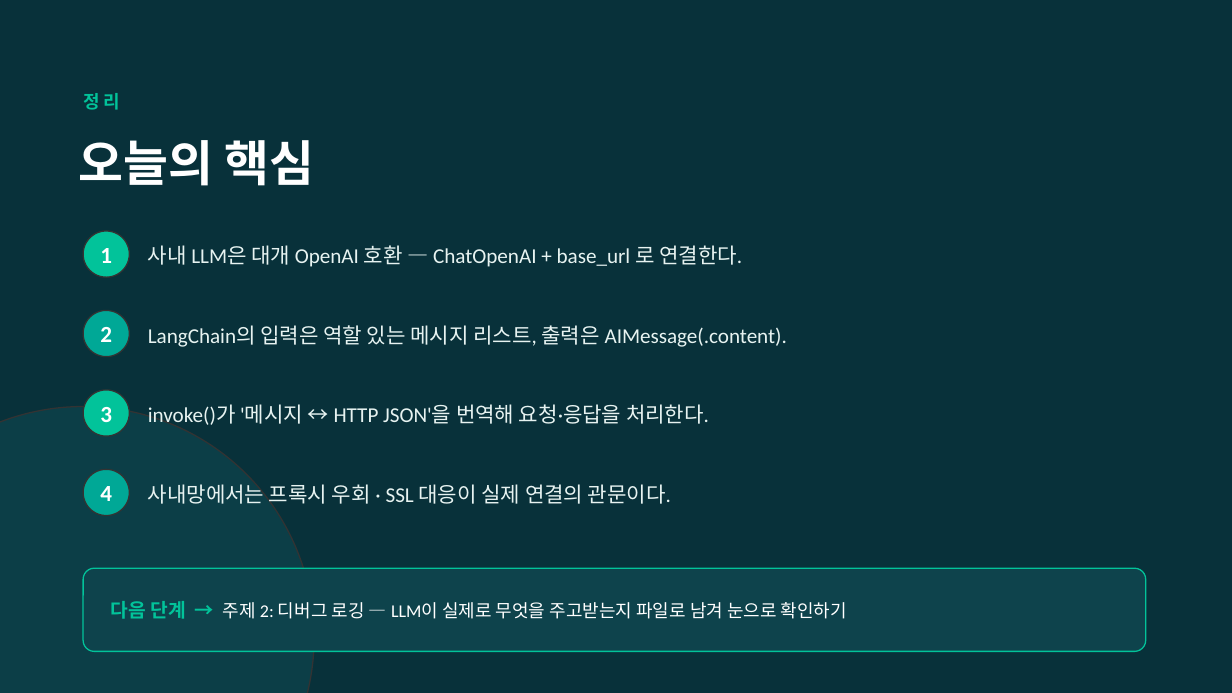
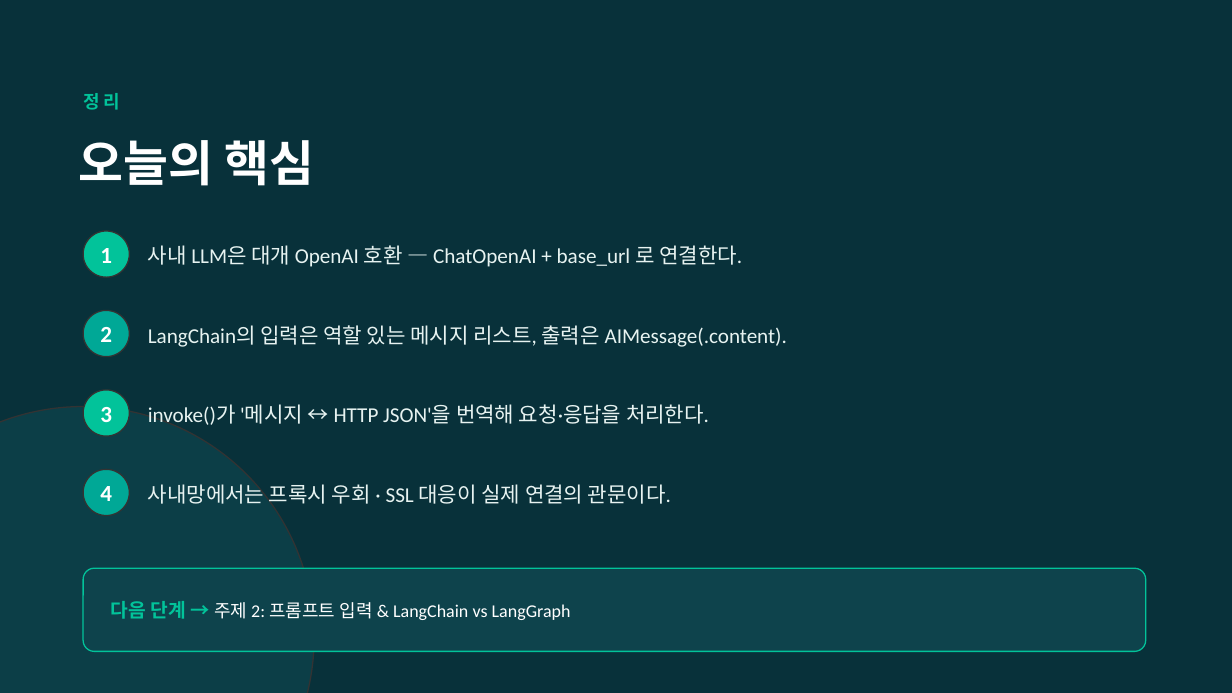
Before and after one commit to Sihoon92/TestChatbot, a slide deck: slide 12 of docs/교육자료/사내LLM연결_LangChain입문.pptx. Drawn at 1232x693 pixels with LibreOffice and Linux fonts; fonts in the diff are those of the drawing. Boxes give left, top, right and bottom in pixels: in the first picture for what was removed or moved away, otherwise in the second. Text is boxed around its words. In the diff, an @@ line names an element or a change of style, - is before the commit and + after.

```diff
--- a/docs/교육자료/사내LLM연결_LangChain입문.pptx
+++ b/docs/교육자료/사내LLM연결_LangChain입문.pptx
@@ text at [111,601,571,620]: text changed @@
-다음 단계 → 주제 2: 디버그 로깅 — LLM이 실제로 무엇을 주고받는지 파일로 남겨 눈으로 확인하기
+다음 단계 → 주제 2: 프롬프트 입력 & LangChain vs LangGraph
```
Also in this commit, not shown: 1 other slide changed, 2 other files.
